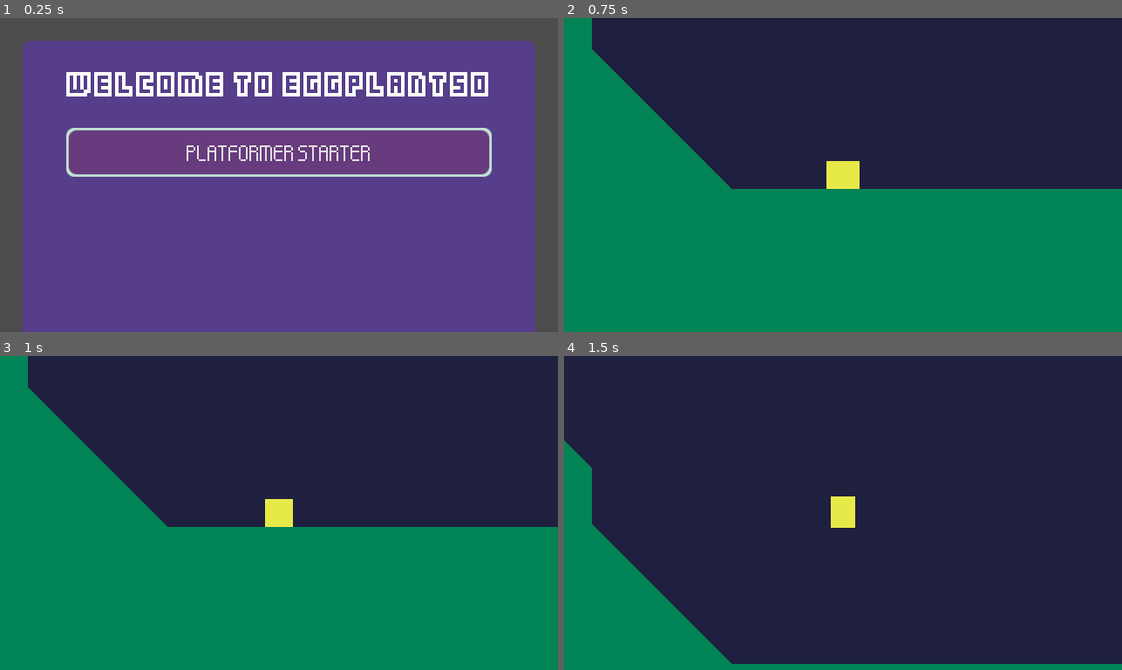
Above: before the commit, frames 1-4 (two rows, left to right).
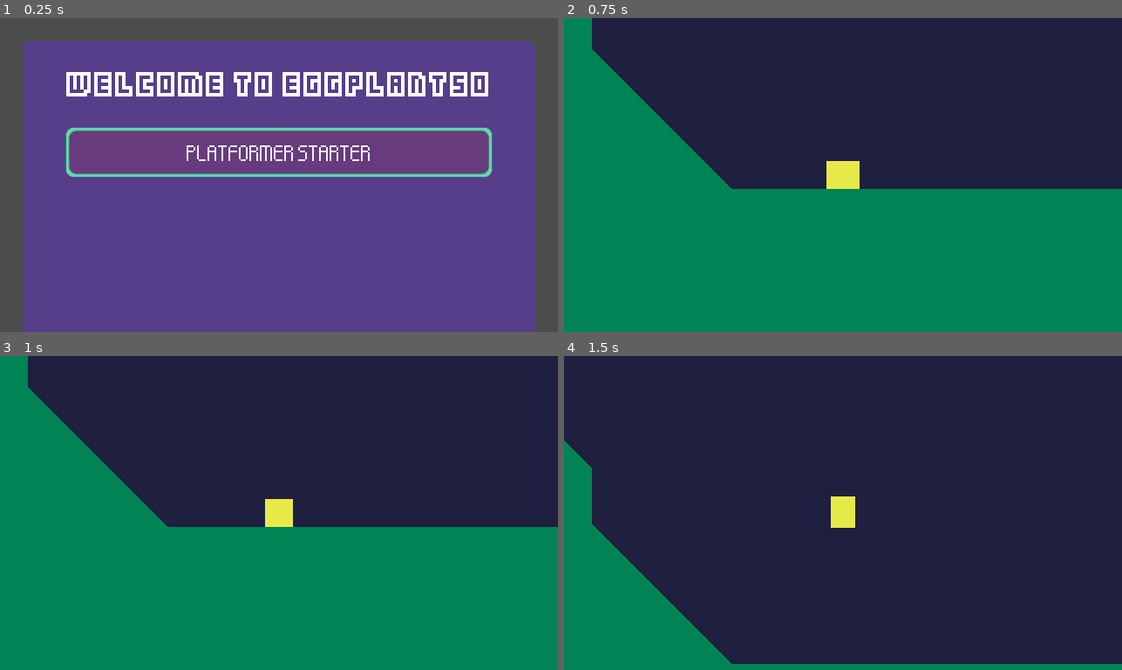
Above: after the commit, the same moments.

Repository: idbrii/godot-eggplant50-template
Game: Godot game, scene res://mainmenu/mainmenu.tscn
Two runs of this game, one before a commit and one after it. Both use one fixed random seed, a clock stepped at 60 frames per second and the inputs below.
Inputs:
- Up to frame 1 (0.25 s): no input
- Up to frame 2 (0.75 s): click "Platformer Starter" at 0.5 s
- Up to frame 3 (1 s): no input
- Up to frame 4 (1.5 s): tap Enter at 1.25 s; hold Space (Input1) from 1.28 s (still down)

The runs differ from the first frame. In frame 1, 1.9% of the frame differs, in the area x 11-89%, y 35-51%; in frame 2, nothing differs; in frame 3, nothing differs; in frame 4, nothing differs.

Commit message:
Make menu support gamepad
Use left stick for ui navigation. At first it seemed better to use dpad,
but it's unintuitive. Allow both and use a large deadzone to ensure
crisp inputs and ignore drifty pads.

We also need to give focus to one of the buttons so they can navigate.

Diff:
--- a/mainmenu/mainmenu.gd
+++ b/mainmenu/mainmenu.gd
@@ -6,12 +6,21 @@
 
 
 func _ready():
+	var needs_focus = true
 	for g in TheList.games:
-		var btn = ButtonTemplate.duplicate()
-		btn.text = g.game_name
-		btn.visible = true
-		btn.connect("pressed", self, "_button_pressed", [g])
-		ButtonTemplate.get_parent().add_child(btn)
+		var btn = add_game(g)
+		if needs_focus:
+			needs_focus = false
+			btn.grab_focus()
+
+
+func add_game(g) -> Button:
+	var btn = ButtonTemplate.duplicate()
+	btn.text = g.game_name
+	btn.visible = true
+	btn.connect("pressed", self, "_button_pressed", [g])
+	ButtonTemplate.get_parent().add_child(btn)
+	return btn
 
 
 func transition_to(next_scene: PackedScene):
--- a/project.godot
+++ b/project.godot
@@ -40,7 +40,9 @@
 
 ui_accept={
 "deadzone": 0.5,
-"events": [  ]
+"events": [ Object(InputEventKey,"resource_local_to_scene":false,"resource_name":"","device":0,"alt":false,"shift":false,"control":false,"meta":false,"command":false,"pressed":false,"scancode":0,"physical_scancode":32,"unicode":0,"echo":false,"script":null)
+, Object(InputEventJoypadButton,"resource_local_to_scene":false,"resource_name":"","device":0,"button_index":0,"pressure":0.0,"pressed":false,"script":null)
+ ]
 }
 ui_select={
 "deadzone": 0.5,
@@ -48,7 +50,9 @@
 }
 ui_cancel={
 "deadzone": 0.5,
-"events": [  ]
+"events": [ Object(InputEventKey,"resource_local_to_scene":false,"resource_name":"","device":0,"alt":false,"shift":false,"control":false,"meta":false,"command":false,"pressed":false,"scancode":0,"physical_scancode":16777217,"unicode":0,"echo":false,"script":null)
+, Object(InputEventJoypadButton,"resource_local_to_scene":false,"resource_name":"","device":0,"button_index":1,"pressure":0.0,"pressed":false,"script":null)
+ ]
 }
 ui_focus_next={
 "deadzone": 0.5,
@@ -59,31 +63,35 @@
 "events": [  ]
 }
 ui_left={
-"deadzone": 0.5,
+"deadzone": 0.75,
 "events": [ Object(InputEventKey,"resource_local_to_scene":false,"resource_name":"","device":0,"alt":false,"shift":false,"control":false,"meta":false,"command":false,"pressed":false,"scancode":16777231,"physical_scancode":0,"unicode":0,"echo":false,"script":null)
 , Object(InputEventJoypadButton,"resource_local_to_scene":false,"resource_name":"","device":0,"button_index":14,"pressure":0.0,"pressed":false,"script":null)
 , Object(InputEventKey,"resource_local_to_scene":false,"resource_name":"","device":0,"alt":false,"shift":false,"control":false,"meta":false,"command":false,"pressed":false,"scancode":65,"physical_scancode":0,"unicode":0,"echo":false,"script":null)
+, Object(InputEventJoypadMotion,"resource_local_to_scene":false,"resource_name":"","device":0,"axis":0,"axis_value":-1.0,"script":null)
  ]
 }
 ui_right={
-"deadzone": 0.5,
+"deadzone": 0.75,
 "events": [ Object(InputEventKey,"resource_local_to_scene":false,"resource_name":"","device":0,"alt":false,"shift":false,"control":false,"meta":false,"command":false,"pressed":false,"scancode":16777233,"physical_scancode":0,"unicode":0,"echo":false,"script":null)
 , Object(InputEventJoypadButton,"resource_local_to_scene":false,"resource_name":"","device":0,"button_index":15,"pressure":0.0,"pressed":false,"script":null)
 , Object(InputEventKey,"resource_local_to_scene":false,"resource_name":"","device":0,"alt":false,"shift":false,"control":false,"meta":false,"command":false,"pressed":false,"scancode":68,"physical_scancode":0,"unicode":0,"echo":false,"script":null)
+, Object(InputEventJoypadMotion,"resource_local_to_scene":false,"resource_name":"","device":0,"axis":0,"axis_value":1.0,"script":null)
  ]
 }
 ui_up={
-"deadzone": 0.5,
+"deadzone": 0.75,
 "events": [ Object(InputEventKey,"resource_local_to_scene":false,"resource_name":"","device":0,"alt":false,"shift":false,"control":false,"meta":false,"command":false,"pressed":false,"scancode":16777232,"physical_scancode":0,"unicode":0,"echo":false,"script":null)
 , Object(InputEventJoypadButton,"resource_local_to_scene":false,"resource_name":"","device":0,"button_index":12,"pressure":0.0,"pressed":false,"script":null)
 , Object(InputEventKey,"resource_local_to_scene":false,"resource_name":"","device":0,"alt":false,"shift":false,"control":false,"meta":false,"command":false,"pressed":false,"scancode":87,"physical_scancode":0,"unicode":0,"echo":false,"script":null)
+, Object(InputEventJoypadMotion,"resource_local_to_scene":false,"resource_name":"","device":0,"axis":1,"axis_value":-1.0,"script":null)
  ]
 }
 ui_down={
-"deadzone": 0.5,
+"deadzone": 0.75,
 "events": [ Object(InputEventKey,"resource_local_to_scene":false,"resource_name":"","device":0,"alt":false,"shift":false,"control":false,"meta":false,"command":false,"pressed":false,"scancode":16777234,"physical_scancode":0,"unicode":0,"echo":false,"script":null)
 , Object(InputEventJoypadButton,"resource_local_to_scene":false,"resource_name":"","device":0,"button_index":13,"pressure":0.0,"pressed":false,"script":null)
 , Object(InputEventKey,"resource_local_to_scene":false,"resource_name":"","device":0,"alt":false,"shift":false,"control":false,"meta":false,"command":false,"pressed":false,"scancode":83,"physical_scancode":0,"unicode":0,"echo":false,"script":null)
+, Object(InputEventJoypadMotion,"resource_local_to_scene":false,"resource_name":"","device":0,"axis":1,"axis_value":1.0,"script":null)
  ]
 }
 ui_page_up={
